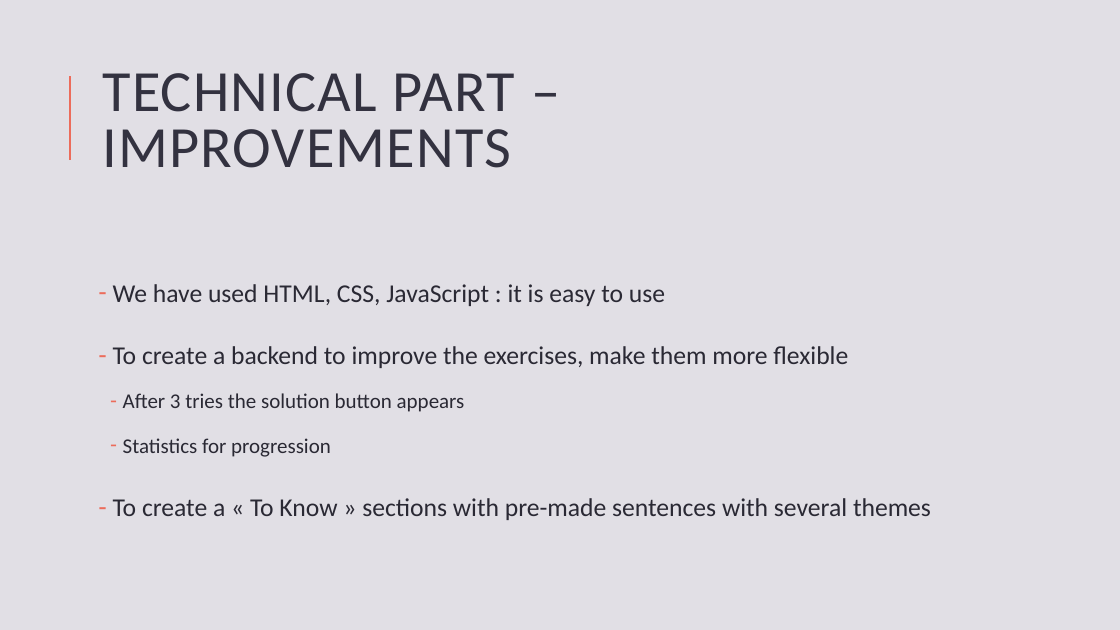
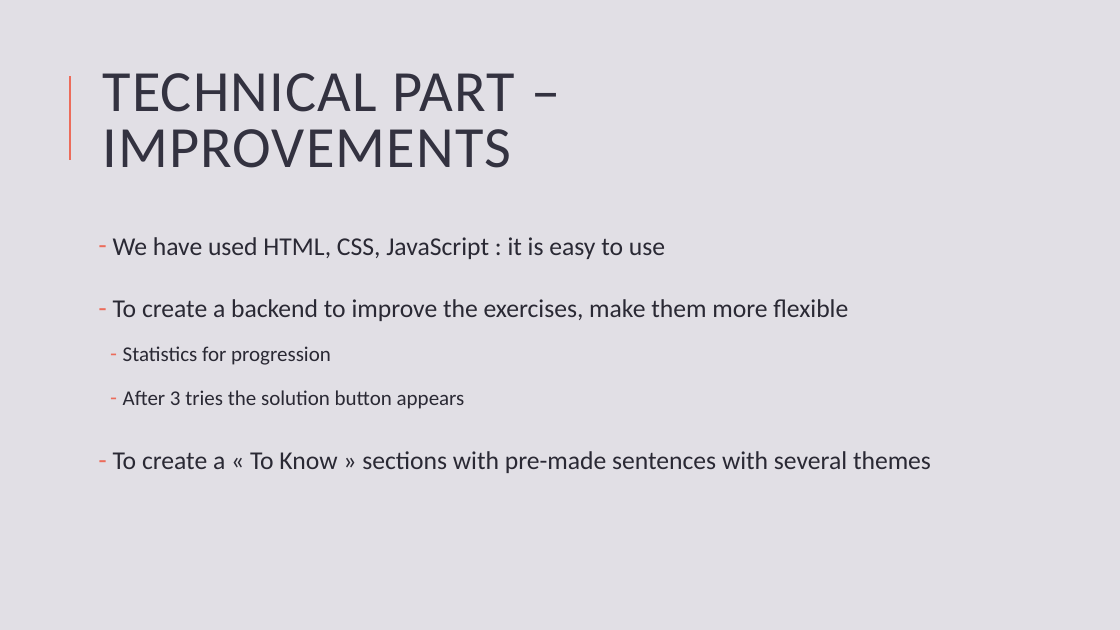
Before and after one commit to cpnu/EnglishProject, a slide deck: slide 7 of presentation.pptx. Drawn at 1120x630 pixels with LibreOffice and Linux fonts; fonts in the diff are those of the drawing. Boxes give left, top, right and bottom in pixels: in the first picture for what was removed or moved away, otherwise in the second. Text is boxed around its words. In the diff, an @@ line names an element or a change of style, - is before the commit and + after.

```diff
--- a/presentation.pptx
+++ b/presentation.pptx
@@ text at (123,346,331,365): paragraph added @@
+  – Statistics for progression
@@ text at (123,438,331,457): paragraph removed @@
-  – Statistics for progression
```
Also in this commit, not shown: 5 other slides changed, 1 slide added, 19 other files.
